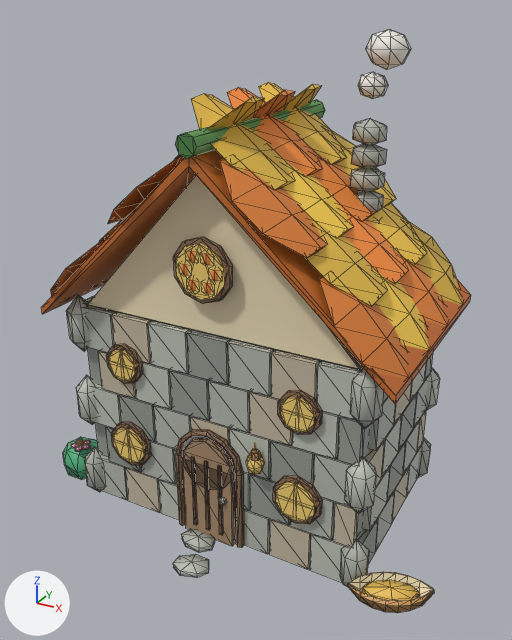
What one commit did to the glTF model godot/art/models/house_stone_b.glb.
Both versions are drawn from a 50 mm lens placed at (2.51, -4.63, 3.87), pointed at (0.07, -0.21, 1.66). Arrows for +X, +Y and +Z are at lower left; the lights stay in place. The picture after the commit comes second. Mesh edges are drawn as thin lines on the coarser meshes.

Objects in the first picture: 'body', 'body_nl'.
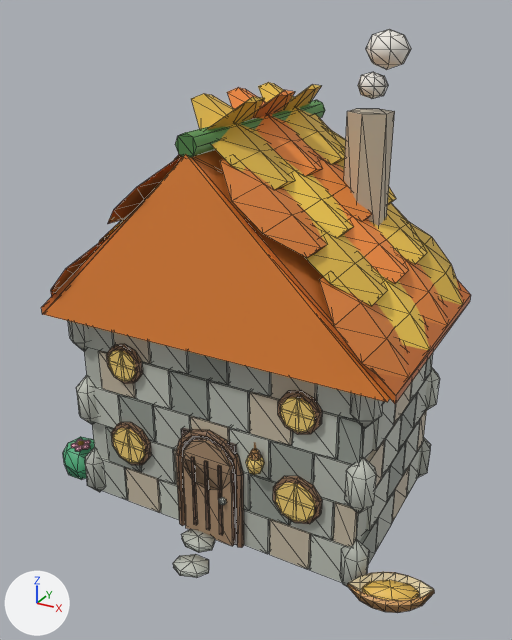
Location of each change, [x1, y1, x2, y2] in pixels of the pictures (512 x 640 px):
'body__far', added (orange)
    after: [43, 109, 395, 557]

What changed in the scene script:
```text
Add me_body__far:
    me_body__far.from_pydata(...)  # 34 vertices, 52 faces; spans x -1.4..1.4, y -0.98..0.98, z 0.0..3.2
    me_body__far.materials.append(mat_defaultmaterial_001)
Add ob_body__far:
    ob_body__far = bpy.data.objects.new('body__far', me_body__far)
    ob_body__far.location = (0.0, 0.0, 0.0)
```
